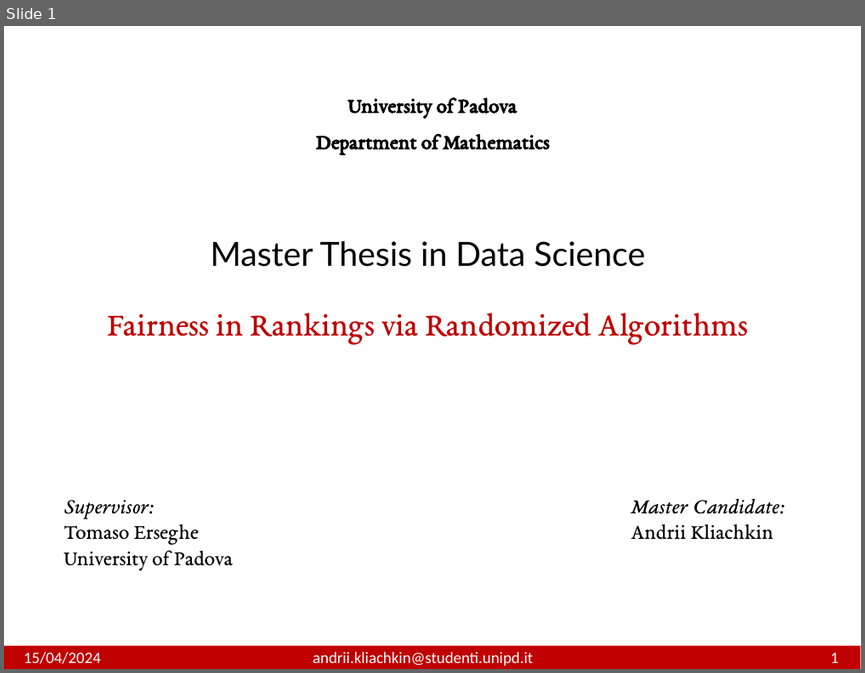
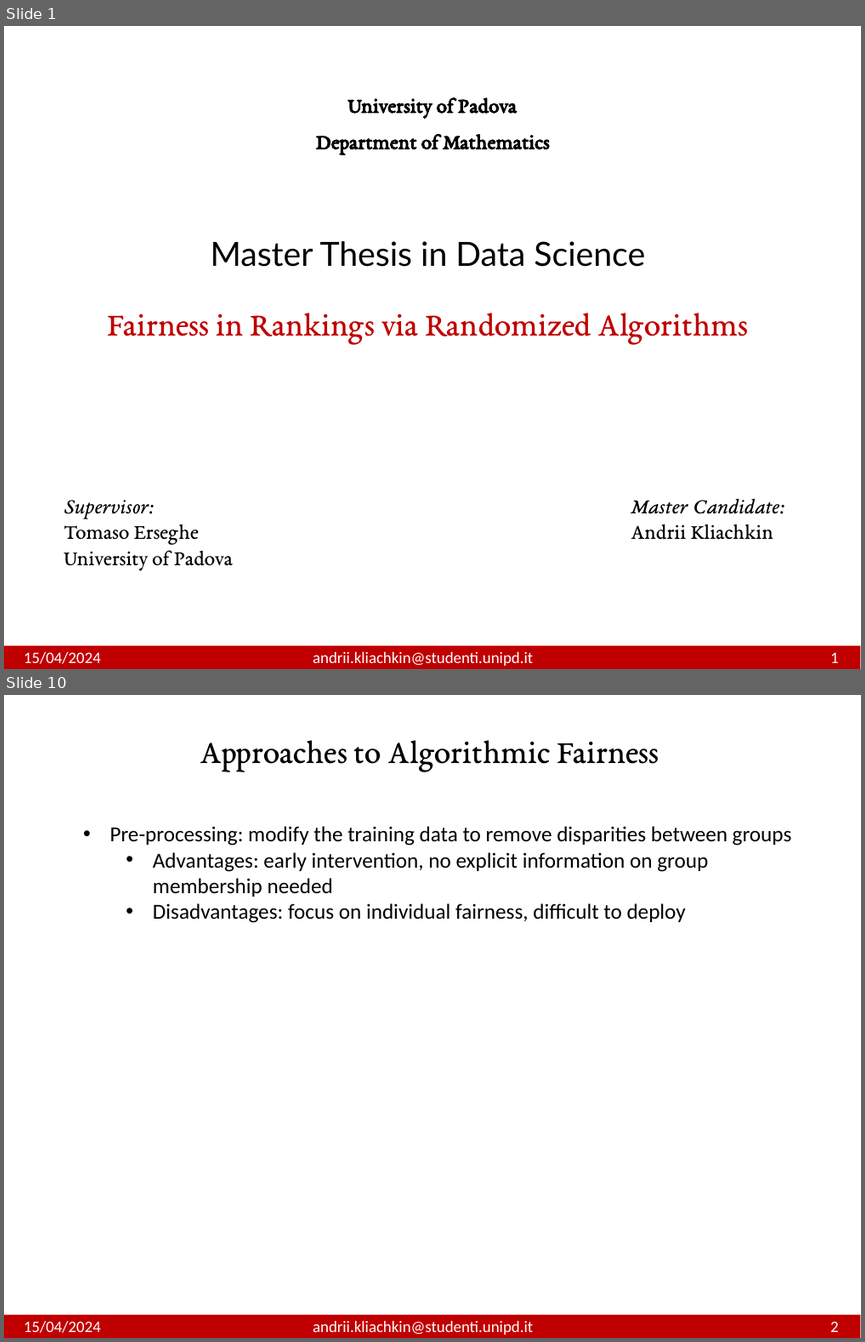
Before and after one commit to andrewklayk/unipd_thesis, a slide deck: AndriiKliachkin.pptx. Shown one above the other, each under a label of ours: slide 1 before the commit, slides 1 and 10 after it; the slides between them are not shown. The pictures are 865x673 and 865x1342 pixels, drawn with LibreOffice and Linux fonts; fonts in the diff are those of the drawing. Boxes give left, top, right and bottom in pixels: in the first picture for what was removed or moved away, otherwise in the second. Text is boxed around its words. In the diff, an @@ line names an element or a change of style, - is before the commit and + after.

```diff
--- a/AndriiKliachkin.pptx
+++ b/AndriiKliachkin.pptx
@@ slide 10 added at box(4, 695, 861, 1338), background #FFFFFF @@
@@ text added at box(200, 740, 659, 771), 28 pt, text #000000 @@
+Approaches to Algorithmic Fairness
@@ text added at box(110, 826, 792, 923), 18 pt, text #000000 @@
+• Pre-processing: modify the training data to remove disparities between groups
+  • Advantages: early intervention, no explicit information on group membership needed
+  • Disadvantages: focus on individual fairness, difficult to deploy
@@ rectangle added at box(4, 1315, 861, 1338), fill #C00000 @@
@@ text added at box(24, 1321, 839, 1334), 13.5 pt, text #FFFFFF @@
+15/04/2024 andrii.kliachkin@studenti.unipd.it 2
```
Also in this commit, not shown: 2 slides changed, 28 other slides added, 24 other files.
